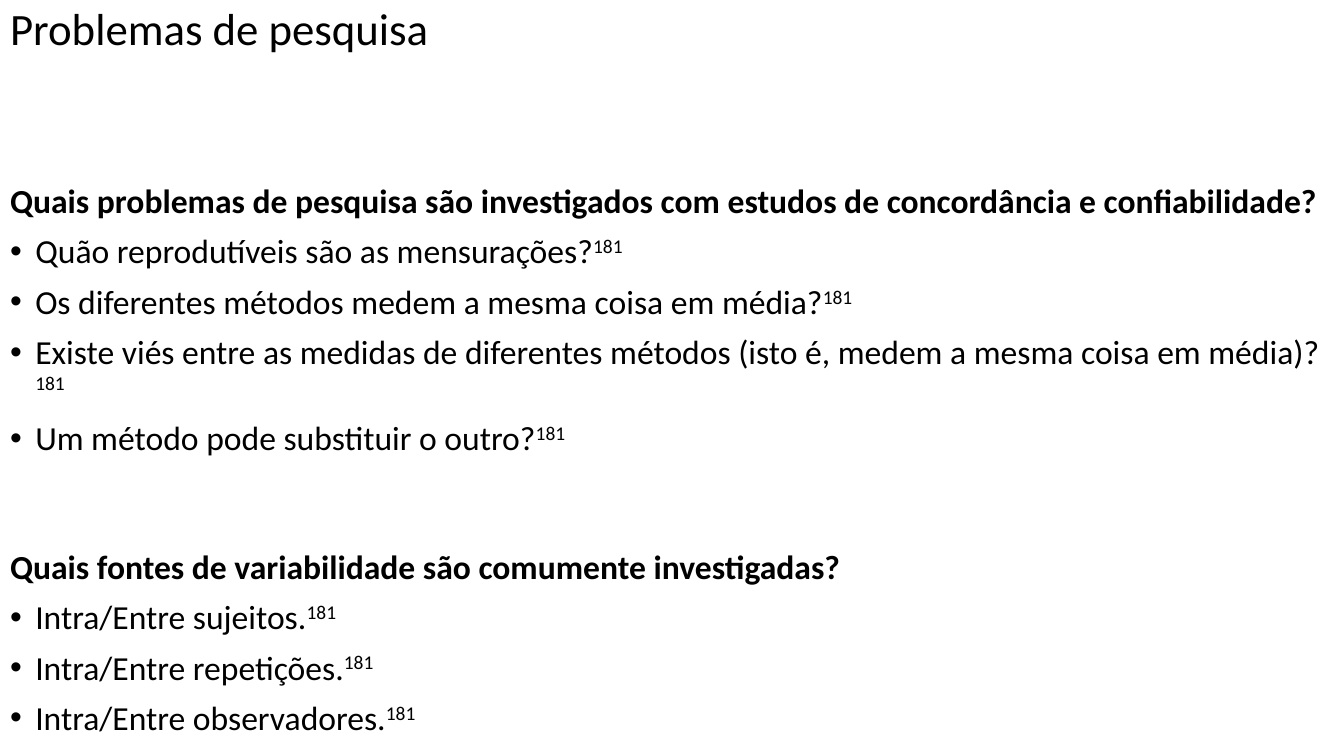
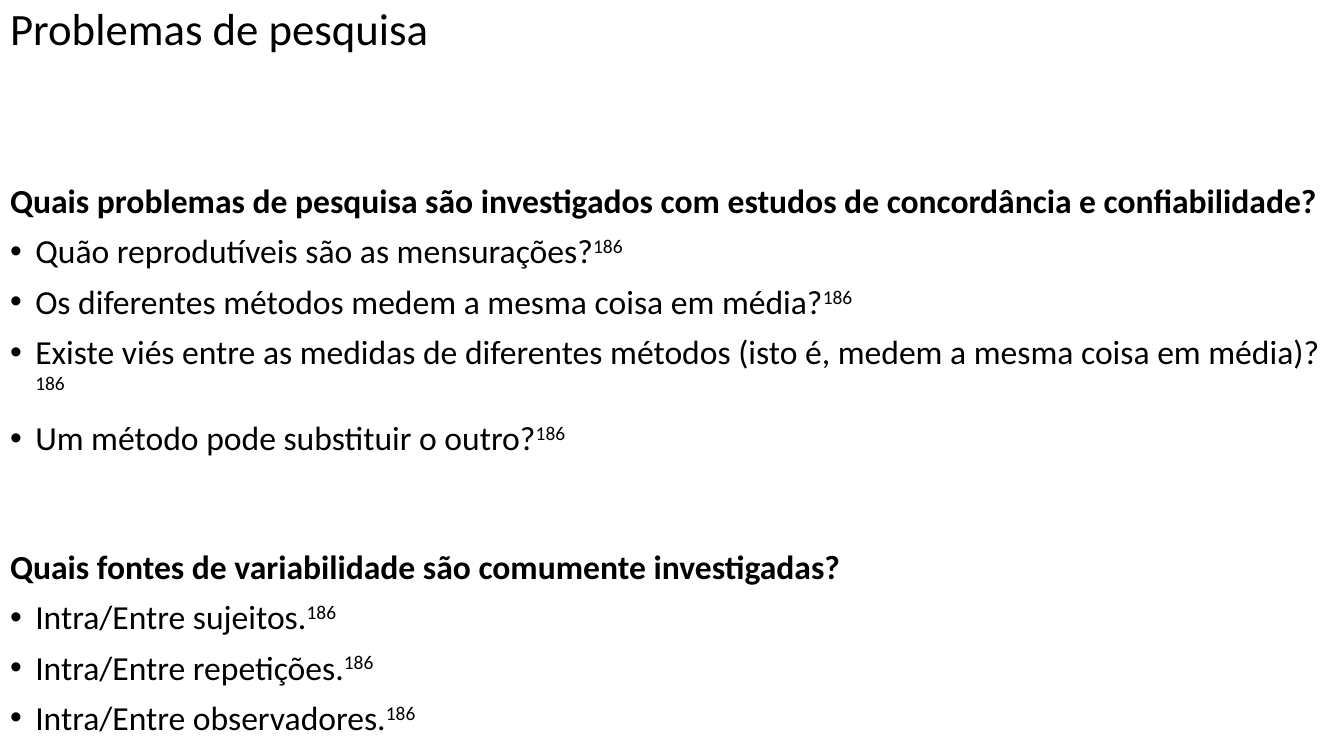
Before and after one commit to FerreiraAS/Ciencia-com-R, a slide deck: slide 142 of docs/Ciencia-com-R.pptx. Drawn at 1344x756 pixels with LibreOffice and Linux fonts; fonts in the diff are those of the drawing. Boxes give left, top, right and bottom in pixels: in the first picture for what was removed or moved away, otherwise in the second. Text is boxed around its words. In the diff, an @@ line names an element or a change of style, - is before the commit and + after.

```diff
--- a/docs/Ciencia-com-R.pptx
+++ b/docs/Ciencia-com-R.pptx
@@ text at [35, 239, 1319, 456]: text changed @@
-• Quão reprodutíveis são as mensurações?181
-• Os diferentes métodos medem a mesma coisa em média?181
-• Existe viés entre as medidas de diferentes métodos (isto é, medem a mesma coisa em média)?181
-• Um método pode substituir o outro?181
+• Quão reprodutíveis são as mensurações?186
+• Os diferentes métodos medem a mesma coisa em média?186
+• Existe viés entre as medidas de diferentes métodos (isto é, medem a mesma coisa em média)?186
+• Um método pode substituir o outro?186
@@ text at [35, 605, 374, 686]: text changed @@
-• Intra/Entre sujeitos.181
-• Intra/Entre repetições.181
-• Intra/Entre observadores.181
+• Intra/Entre sujeitos.186
+• Intra/Entre repetições.186
+• Intra/Entre observadores.186
```
Also in this commit, not shown: 35 other slides changed, 37 other files.
